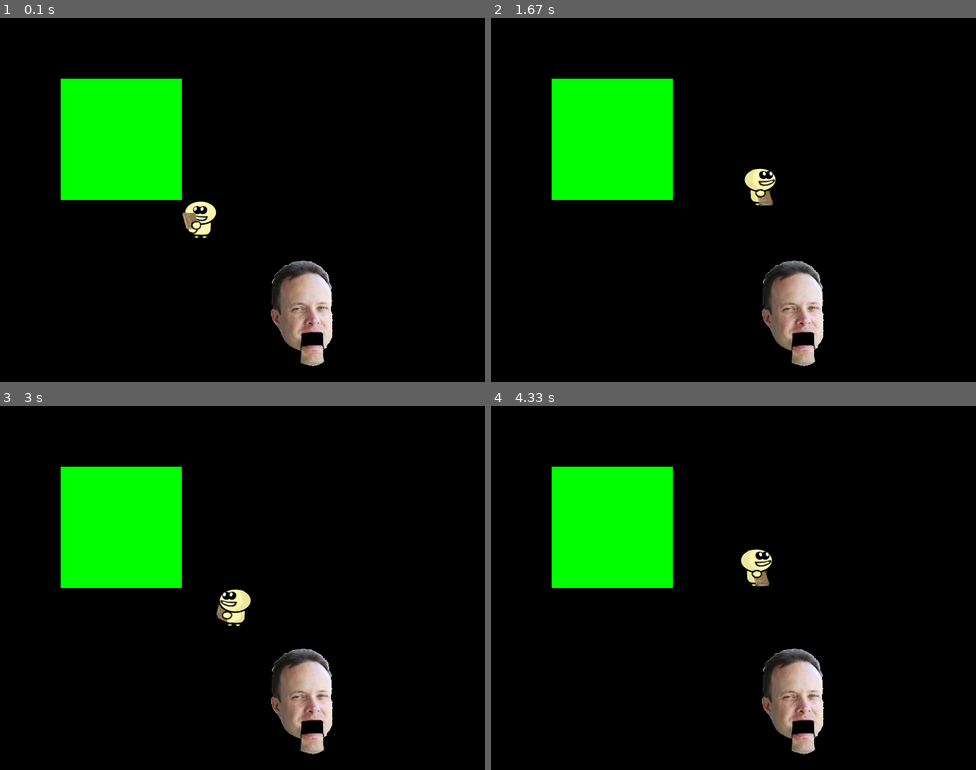
Above: before the commit, frames 1-4 (two rows, left to right).
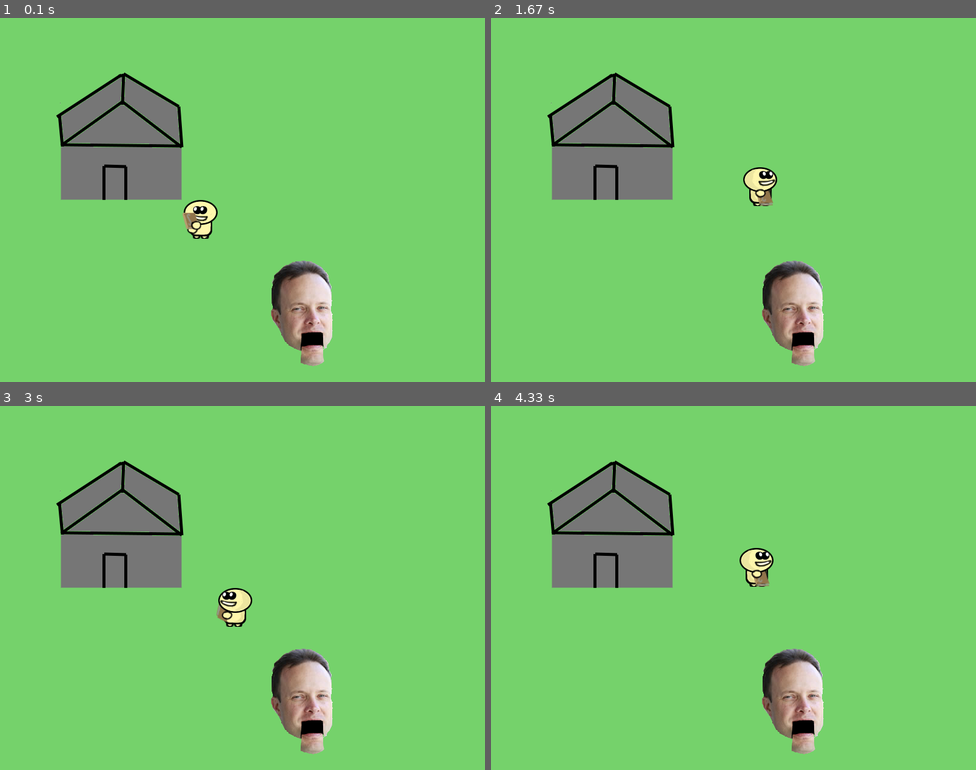
Above: after the commit, the same moments.

Repository: taurheim/Eng-Life
Game: pygame game, started from joe-niko-2013/main.py
Same seed, same stepped clock (60 frames per second), same inputs: the game is played once before the commit and once after it. The source is Python 2; it was converted automatically to run under Python 3.
Inputs (mouse positions are in pixels of both pictures, inside the frame that each line leads up to):
- Up to frame 1 (0.1 s): no input
- Up to frame 2 (1.67 s): hold Right 0.33-0.8 s; click (714, 214) at 0.88 s; hold Up 1.17-1.47 s; hold Right from 1.5 s (still down)
- Up to frame 3 (3 s): release Right at 1.97 s; hold Left 2-2.53 s; hold Down 2.57-2.87 s; hold Left from 2.9 s (still down)
- Up to frame 4 (4.33 s): release Left at 3.3 s; hold Up 3.33-3.7 s; hold Right from 3.73 s (still down)

The runs differ from the first frame. In frame 1, 97% of the frame differs, in the area x 0-100%, y 0-100%; in frame 2, 97%; in frame 3, 97%; in frame 4, 97%.

Commit message:
Added foreground & background

Diff:
--- a/joe-niko-2013/gfx.py
+++ b/joe-niko-2013/gfx.py
@@ -2,11 +2,11 @@
 
 def load_image(name, colorkey=None):
     fullname = os.path.join('sprites', name)
-    #try:
-    image = pygame.image.load(fullname)
-    #except pygame.error, message:
-    #    print 'Cannot load image:', name
-    #    raise SystemExit, message
+    try:
+        image = pygame.image.load(fullname)
+    except pygame.error, message:
+        print 'Cannot load image:', name
+        raise SystemExit, message
     #image = image.convert()
     image = image.convert_alpha()
     ##image.set_colorkey(image.get_at((1,1)))
--- /dev/null
+++ b/joe-niko-2013/level.py
@@ -0,0 +1,20 @@
+import os, pygame, gfx
+
+class Level(object):
+    def __init__(self,level,bg):
+        self.level = level #int, which level we are currently on.
+        self.obstacles = []
+        if 1==level:
+            self.bg,null = gfx.load_image("randombg.png",-1)
+            self.fg,null = gfx.load_image("randombg-foreground.png",-1)
+            self.obstacles.append(pygame.Rect(100,140,200,110))
+        if 2==level:
+            pass
+        if 3==level:
+            pass
+        if 4==level:
+            pass
+        if 5==level:
+            pass
+    def tick(self):
+        pass
--- a/joe-niko-2013/main.py
+++ b/joe-niko-2013/main.py
@@ -2,7 +2,7 @@
 @author Joe Crozier & Niko Savas
 '''
 #Import PyGame & initialize it
-import pygame,player,projectile,physics,gfx,ai
+import pygame,player,projectile,physics,gfx,ai,level
 tick_timer = pygame.time.Clock() #This timer will cap fps and tick once every ~16ms (60fps)
 
 #GAME SETTINGS
@@ -24,6 +24,9 @@
         self.background = self.background.convert()
         self.background.fill((0,0,0))
 
+        self.foreground = pygame.Surface(self.screen.get_size())
+        self.foreground = self.background.convert()
+
         self.Physics = physics.Physics(self.background) #Initialize physics engine
 
         self.guy = player.Player(300,300) #Create Player object
@@ -42,12 +45,18 @@
         self.pressed_leftmouse = False
 
         #### TEST CODE ####
+        self.currentLevel = level.Level(1,self.background)
+        for obstacle in self.currentLevel.obstacles:
+            self.Physics.addBody(obstacle)
+
         self.obstacle = pygame.Surface((200,200)) #Random green obstacle for testing
         self.obstacle = self.obstacle.convert()
         self.obstacle.fill((0, 255, 0))
         self.screen.blit(self.background, (0,0))
-        self.background.blit(self.obstacle, (100,100))
-        self.Physics.addBody(pygame.Rect(100,100,200,150))
+        #self.background.blit(self.obstacle, (100,100))
+        self.background.blit(self.currentLevel.bg,(0,0))
+
+        self.foreground.blit(self.currentLevel.fg,(0, 0))
 
         self.fleisig = ai.Mob(400,400, "art")
         self.all_sprites.add(pygame.sprite.RenderPlain(self.fleisig))
@@ -64,8 +73,16 @@
 
             tick_timer.tick(60) #tick
             self.framecount+=1 #Count frames
+
+            ### DRAW ORDER ###
             self.screen.blit(self.background, (0, 0)) #Draw background
-            self.all_sprites.draw(self.screen)            #Draw sprites
+            self.all_sprites.draw(self.screen)        #Draw sprites
+            self.screen.blit(self.foreground, (0, 0)) #Draw foreground
+
+            colorkey =self.foreground.get_at((0,0))
+            self.foreground.set_colorkey(colorkey)
+            ###/DRAW ORDER ###
+
             pygame.display.flip()                     #Make it happen
 
             #Check for inputs
Binary file added: joe-niko-2013/sprites/randombg-foreground.png
Binary file added: joe-niko-2013/sprites/randombg.png
Not shown, changed: joe-niko-2013/gfx.pyc
Not shown, changed: joe-niko-2013/physics.pyc
Not shown, changed: joe-niko-2013/player.pyc
Not shown, changed: joe-niko-2013/projectile.pyc
Not shown, added: joe-niko-2013/sprites/randombg.psd
